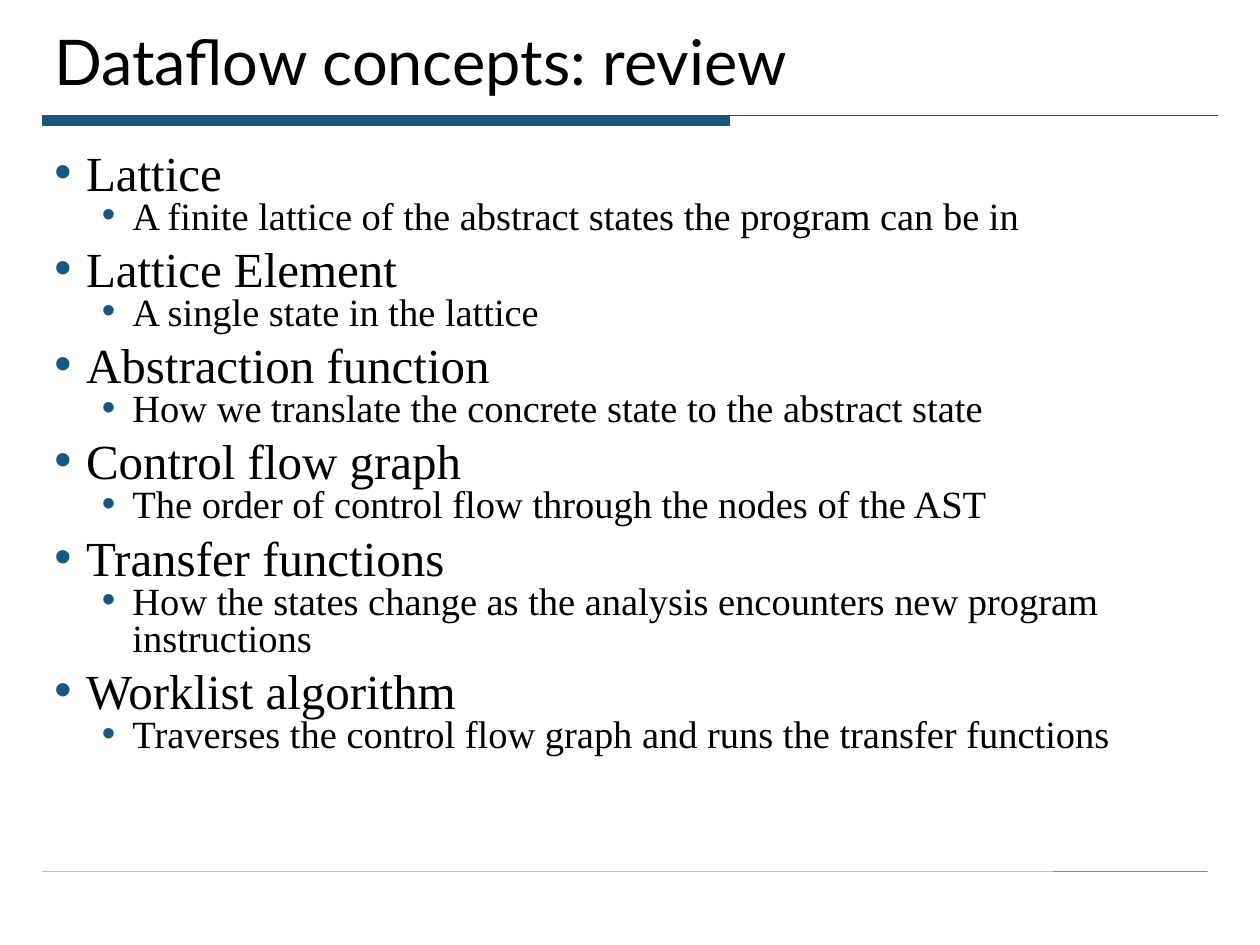
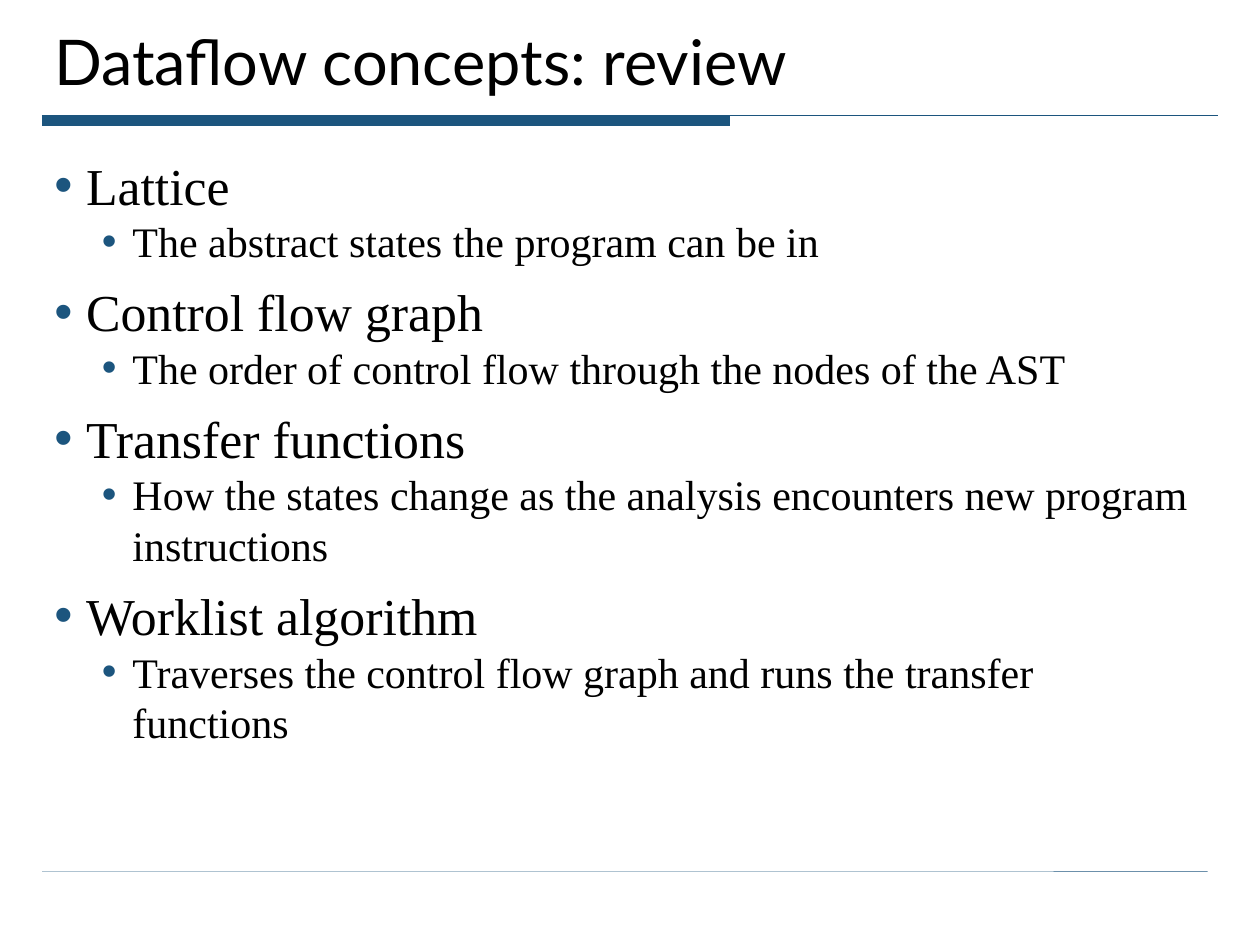
Before and after one commit to ciera/crystalsaf, a slide deck: slide 15 of TutorialExamples/CrystalTutorial.ppt (slide 13 before the commit). Drawn at 1260x945 pixels with LibreOffice and Linux fonts; fonts in the diff are those of the drawing. Boxes give left, top, right and bottom in pixels: in the first picture for what was removed or moved away, otherwise in the second. Text is boxed around its words. In the diff, an @@ line names an element or a change of style, - is before the commit and + after.

```diff
--- a/TutorialExamples/CrystalTutorial.ppt
+++ b/TutorialExamples/CrystalTutorial.ppt
@@ text at box(86, 170, 1187, 739): size 28 to 29.6 pt in "Lattice", "Control flow graph", "Transfer functions", "Worklist algorithm"; size 22 to 24.1 pt in "The order of control flow through the ...", "How the states change as the analysis ...", "Traverses the control flow graph and runs ..."; line spacing 0.8 to 1; more space between paragraphs @@
@@ text at box(132, 228, 819, 266): text changed; size 22 to 24.1 pt @@
-  • A finite lattice of the abstract states the program can be in
-• Lattice Element
-  • A single state in the lattice
-• Abstraction function
-  • How we translate the concrete state to the abstract state
+  • The abstract states the program can be in
```
Also in this commit, not shown: 25 other slides changed, 6 slides added, 1 slide removed.
